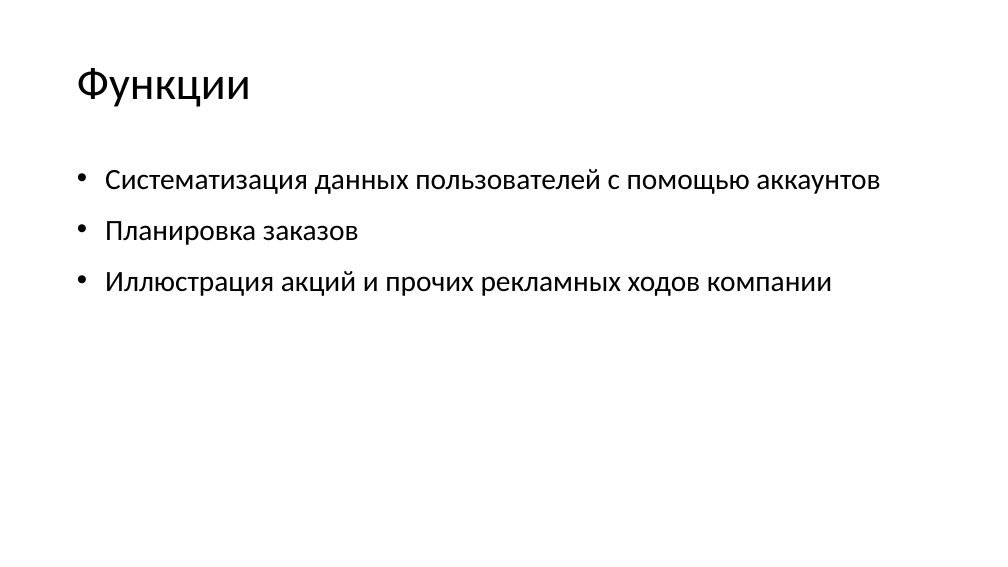
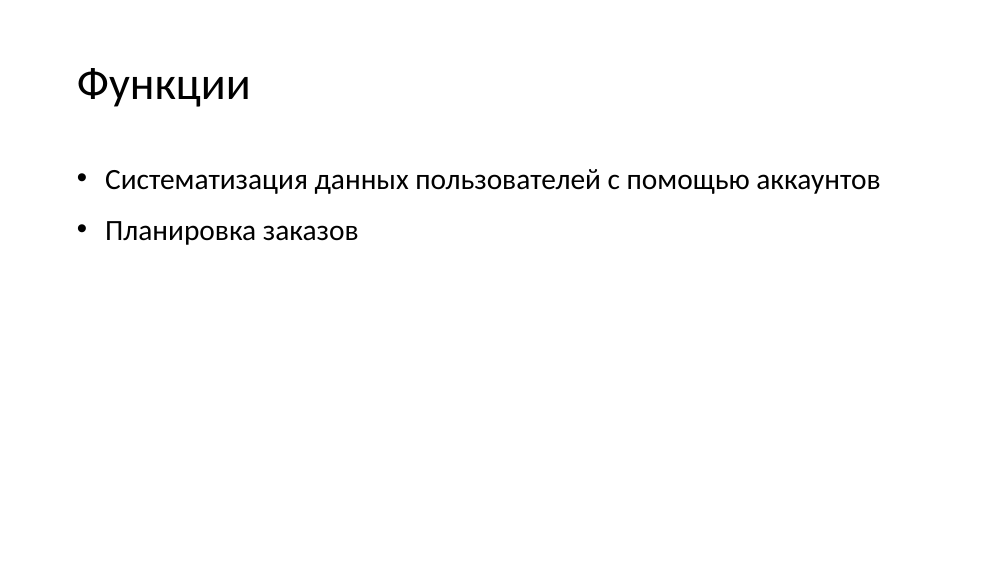
Before and after one commit to SaYxAp/Web, a slide deck: slide 3 of Презентация.pptx. Drawn at 1008x567 pixels with LibreOffice and Linux fonts; fonts in the diff are those of the drawing. Boxes give left, top, right and bottom in pixels: in the first picture for what was removed or moved away, otherwise in the second. Text is boxed around its words. In the diff, an @@ line names an element or a change of style, - is before the commit and + after.

```diff
--- a/Презентация.pptx
+++ b/Презентация.pptx
@@ text at [105, 271, 832, 296]: paragraph removed @@
-• Иллюстрация акций и прочих рекламных ходов компании
```
Also in this commit, not shown: 1 other slide changed.
